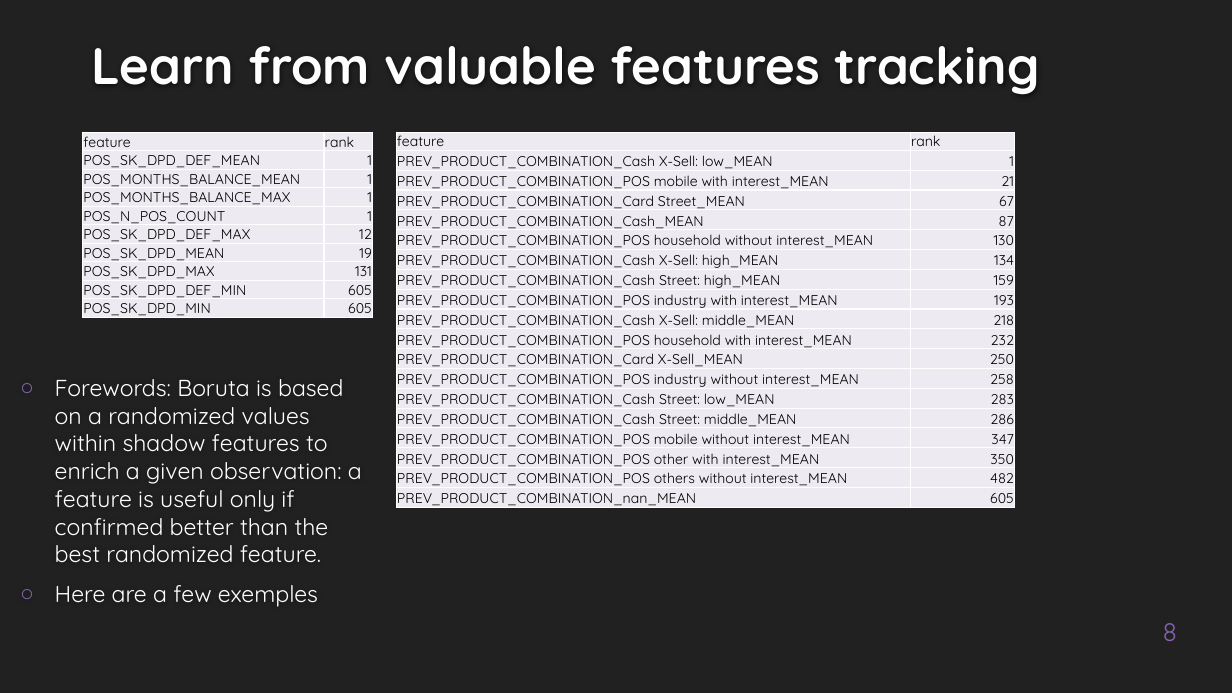
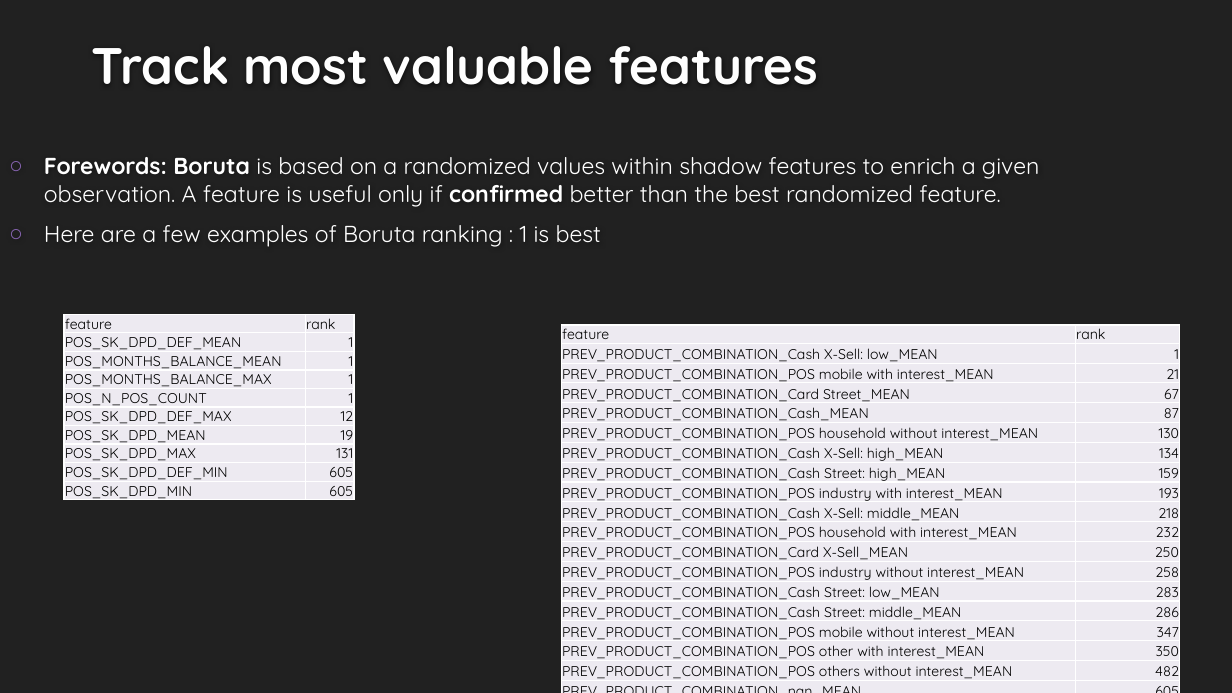
Before and after one commit to EtienneLardeur/P7_Scoring, a slide deck: slide 10 of P7_Support.pptx (slide 8 before the commit). Drawn at 1232x693 pixels with LibreOffice and Linux fonts; fonts in the diff are those of the drawing; background and template pictures are left out. Boxes give left, top, right and bottom in pixels: in the first picture for what was removed or moved away, otherwise in the second. Text is boxed around its words. In the diff, an @@ line names an element or a change of style, - is before the commit and + after.

Commit message:
almost done with model
still a few troubles with threshold, but any other step is fully explained and a fitted best model dumped!

```diff
--- a/P7_Support.pptx
+++ b/P7_Support.pptx
@@ title at [91,46,818,85]: text changed @@
-Learn from valuable features tracking
+Track most valuable features
@@ text at [44,157,1040,247]: text changed @@
-○ Forewords: Boruta is based on a randomized values within shadow features to enrich a given observation: a feature is useful only if confirmed better than the best randomized feature.
-○ Here are a few exemples
+○ Forewords: Boruta is based on a randomized values within shadow features to enrich a given observation. A feature is useful only if confirmed better than the best randomized feature.
+○ Here are a few examples of Boruta ranking : 1 is best
@@ table: place and size @@
-table at [83,132,373,320]
+table at [64,314,354,503]
@@ table: place and size @@
-table at [396,132,1014,510]
+table at [562,325,1179,693]
@@ page number at [1152,614,1177,648]: text changed; bold on @@
-8
+10
```
Also in this commit, not shown: 7 other slides changed, 5 slides added, 2 slides removed, 1 other file.
